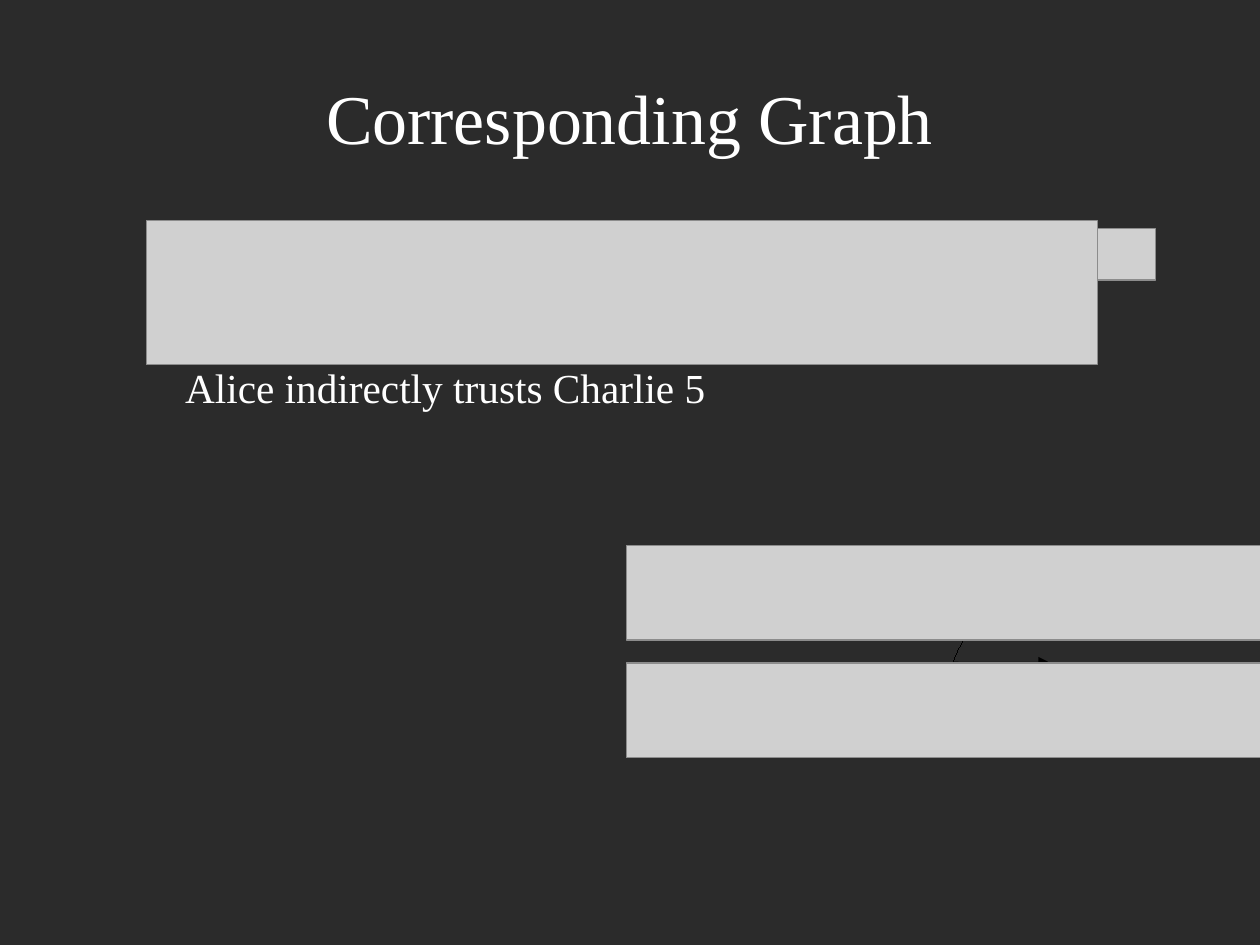
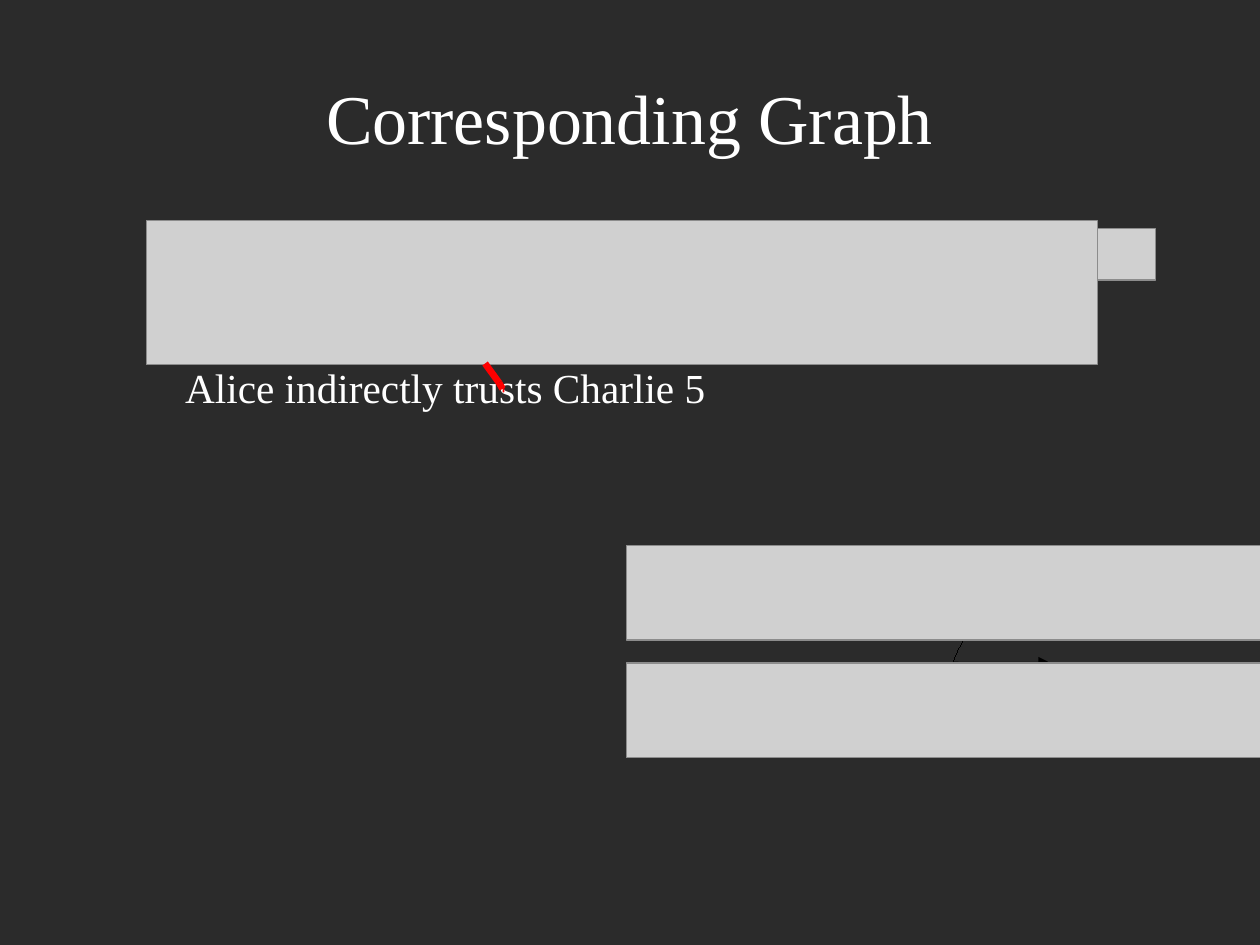
Before and after one commit to decrypto-org/TrustIsRisk, a slide deck: slide 4 of presentations/AtheCrypt10-1-2017/AtheCrypt10-1-2017.odp. Drawn at 1260x945 pixels with LibreOffice and Linux fonts; fonts in the diff are those of the drawing; grey boxes stand for pictures; background and template pictures are left out; a plain dark background stands for a picture behind light text. Boxes give left, top, right and bottom in pixels: in the first picture for what was removed or moved away, otherwise in the second. Text is boxed around its words. In the diff, an @@ line names an element or a change of style, - is before the commit and + after.

```diff
--- a/presentations/AtheCrypt10-1-2017/AtheCrypt10-1-2017.odp
+++ b/presentations/AtheCrypt10-1-2017/AtheCrypt10-1-2017.odp
@@ line added from (500, 383) to (485, 364), #FF0000 4.25 pt @@
@@ line added from (503, 389) to (500, 383), #FF0000 4.25 pt @@
@@ line added from (504, 389) to (503, 389), #FF0000 4.25 pt @@
```
Also in this commit, not shown: 2 other slides changed.
